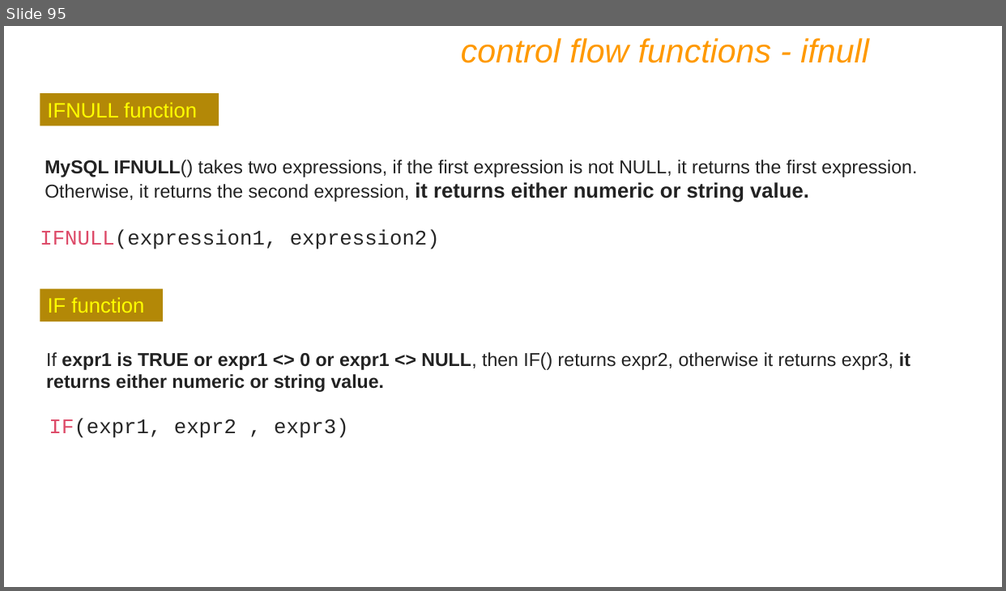
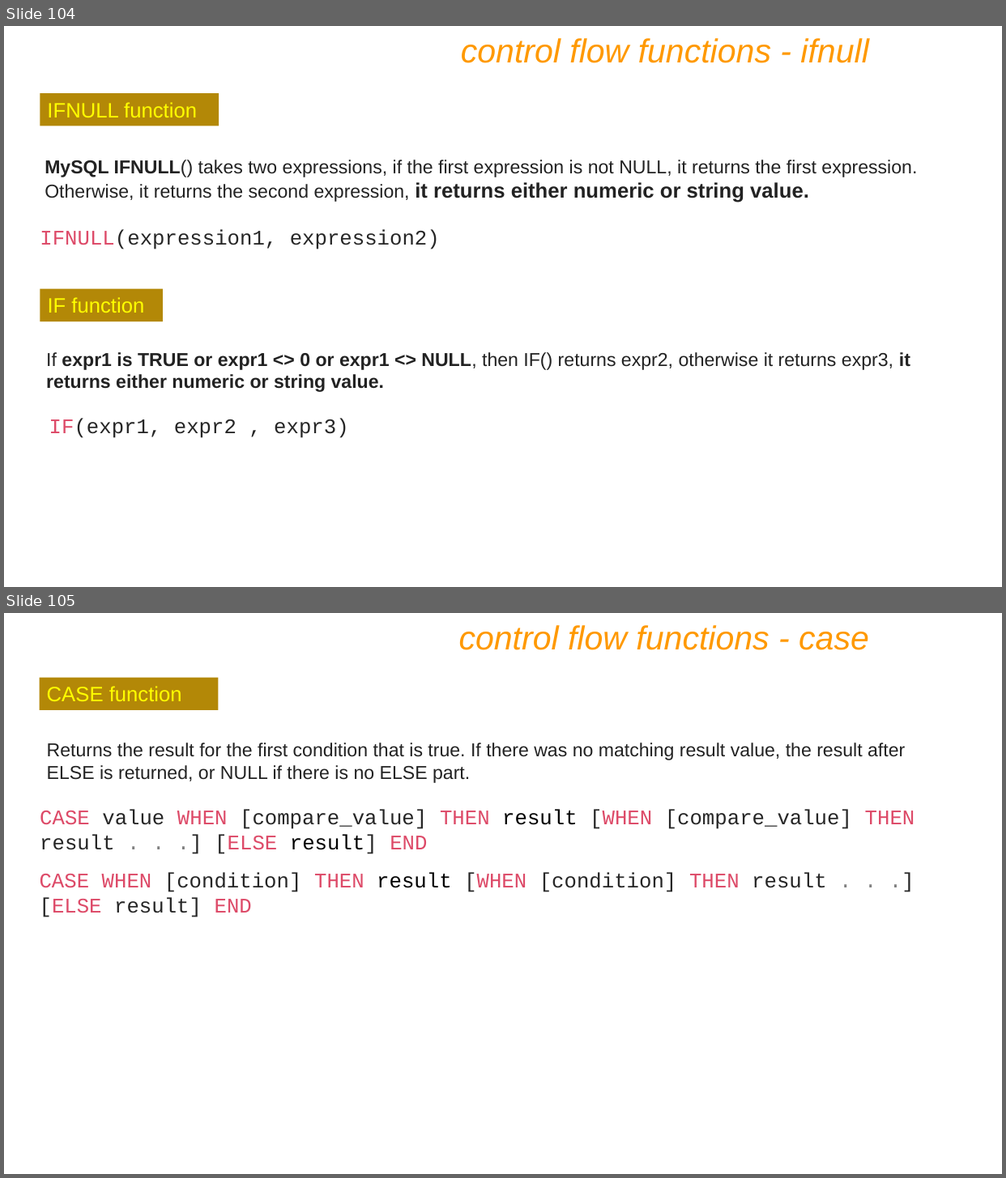
Before and after one commit to prashantbandgar/DBT_notes, a slide deck: IET MySQL PPT Ver9.pptx. Shown one above the other, each under a label of ours: slide 95 before the commit, slides 104 and 105 after it. The pictures are 1006x591 and 1006x1178 pixels, drawn with LibreOffice and Linux fonts; fonts in the diff are those of the drawing. Boxes give left, top, right and bottom in pixels: in the first picture for what was removed or moved away, otherwise in the second. Text is boxed around its words. In the diff, an @@ line names an element or a change of style, - is before the commit and + after.

```diff
--- a/IET MySQL PPT Ver9.pptx
+++ b/IET MySQL PPT Ver9.pptx
@@ slide 105 added at [4,613,1002,1174], background #FFFFFF @@
@@ text added at [459,625,869,650], 32 pt, text #FF9900, italic @@
+control flow functions - case
@@ rectangle added at [39,677,218,710], fill #B38807, 20 pt, text #FFFF00 @@
+CASE function
@@ text added at [47,743,905,783], 18 pt, text #222222 @@
+Returns the result for the first condition that is true. If there was no matching result value, the result after ELSE is returned, or NULL if there is no ELSE part.
@@ text added at [40,809,915,854], 20 pt, text #262626 @@
+CASE value WHEN [compare_value] THEN result [WHEN [compare_value] THEN result . . .] [ELSE result] END
@@ text added at [40,872,826,918], 20 pt, text #262626 @@
+CASE WHEN [condition] THEN result [WHEN [condition] THEN result . . .] [ELSE result] END
@@ what was slide 95 is now slide 104 @@
```
Also in this commit, not shown: 4 slides changed, 83 other slides added.
